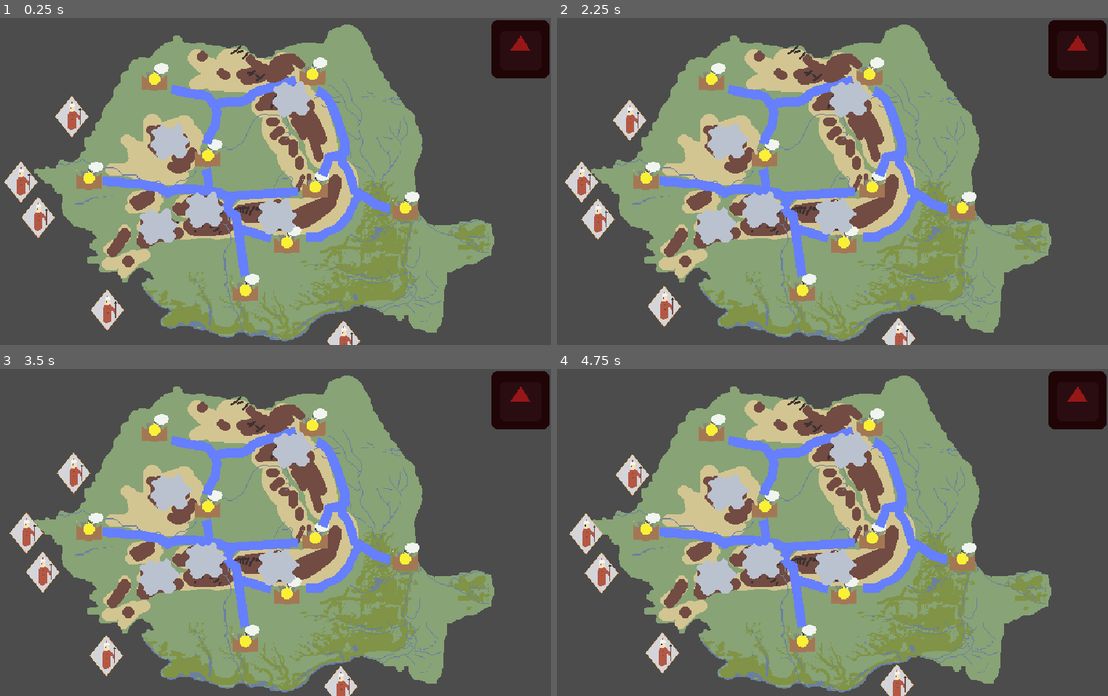
Above: before the commit, frames 1-4 (two rows, left to right).
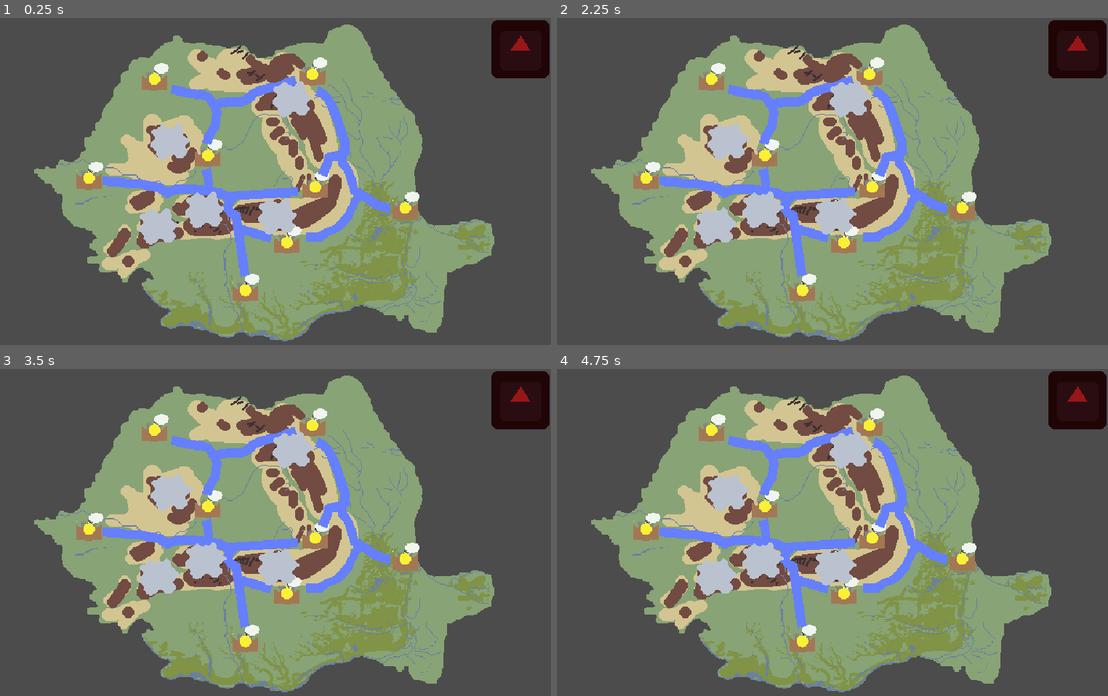
Above: after the commit, the same moments.

Repository: Bstylestuff/Solomonari
Game: Godot game, scene res://Screens/MainGame/World.tscn
Same seed, same stepped clock (60 frames per second), same inputs: the game is played once before the commit and once after it. This scene is started directly instead of the project's main scene. The engine's default icon, where the game draws it, is replaced by a stand-in: a white triangle on a blue panel in a dark square.
Inputs (mouse positions are in pixels of both pictures, inside the frame that each line leads up to):
- Up to frame 1 (0.25 s): no input
- Up to frame 2 (2.25 s): tap Enter at 0.5 s; move the mouse to (727, 142) at 0.52 s; click (727, 142) at 0.67 s; move the mouse to (711, 227) at 1.27 s; click (711, 227) at 1.42 s; move the mouse to (760, 210) at 2.02 s; click (760, 210) at 2.17 s
- Up to frame 3 (3.5 s): move the mouse to (292, 450) at 2.77 s; click (292, 450) at 2.92 s
- Up to frame 4 (4.75 s): move the mouse to (832, 568) at 3.52 s; click (832, 568) at 3.67 s; move the mouse to (645, 483) at 4.27 s; click (645, 483) at 4.42 s

The runs differ from the first frame. In frame 1, 1.8% of the frame differs, in the area x 0-66%, y 24-100%; in frame 2, 1.8%; in frame 3, 1.9%; in frame 4, 1.9%, in the area x 2-65%, y 26-100%.
Error after the commit: Invalid get index of type 'String' (on base: 'Dictionary'). (res://Enemies/enemy_spawner.gd:12)

Commit message:
enemy divesifiers

Diff:
--- a/Enemies/Enemy.gd
+++ b/Enemies/Enemy.gd
@@ -1,9 +1,10 @@
 extends KinematicBody2D
 
-var target= Vector2(0,0)
+var target= null
 var hp = 5
 var my_owner = null
 var speed = 120
+
 
 func _ready():
 	$NavigationAgent2D.set_target_location(global_position)
@@ -17,6 +18,10 @@
 
 		var velocity = self.global_position.direction_to(next_location)*speed*_delta
 		velocity = move_and_slide(velocity)
+
+func set_image(img):
+	$Sprite.texture=img
+	return
 
 func set_owner(obj):
 	my_owner=obj
--- a/Enemies/enemy_spawner.gd
+++ b/Enemies/enemy_spawner.gd
@@ -1,20 +1,29 @@
 extends Node2D
 
 const enemt_template = preload("res://Enemies/Enemy.tscn")
+var loaded_resource=null
 var towns=[]
+export (String, "turk","mag","tatar","rus") var enemy_id
+var enemy_data = {"turk": {"img":"res://Enemies/Enemy1/Art/Visual/turk.png", "speed":120, "hp":5}, "mag": {"img":"res://Enemies/Enemy1/Art/Visual/mag.png", "speed":80, "hp":7}, "tatar": {"img":"res://Enemies/Enemy1/Art/Visual/tatar.png", "speed":160, "hp":3} , "rus": {"img":"res://Enemies/Enemy1/Art/Visual/rus.png", "speed":90, "hp":10}}
 
 var rng = RandomNumberGenerator.new()
 
 func _ready():
+	var targ_res= enemy_data[enemy_id]
+	loaded_resource = load(enemy_data[enemy_id]["img"])
 	towns = get_tree().get_nodes_in_group("towns")
 	rng.randomize()
 	spawn()
 
 func spawn():
 	var new_enemy = enemt_template.instance()
-	var target = get_target()
+	#var target =
 	new_enemy.set_owner(self)
-	new_enemy.set_target(target)
+	print(towns)
+	new_enemy.set_speed(enemy_data[enemy_id]["speed"])
+	new_enemy.set_hp(enemy_data[enemy_id]["hp"])
+	new_enemy.set_image(loaded_resource)
+	new_enemy.set_target(get_target())
 	new_enemy.global_position=self.global_position
 	get_parent().get_node("enemy").add_child(new_enemy)
 
@@ -23,5 +32,12 @@
 	return towns[random_target].global_position
 
 func i_died():
+	$Timer.set_wait_time(rng.randi_range(10,25))
+	$Timer.start(0)
+	pass
+
+
+func _on_Timer_timeout():
+	$Timer.stop()
 	spawn()
-	pass
+	pass # Replace with function body.
--- a/Enemies/enemy_spawner.tscn
+++ b/Enemies/enemy_spawner.tscn
@@ -4,3 +4,7 @@
 
 [node name="Node2D" type="Node2D"]
 script = ExtResource( 1 )
+
+[node name="Timer" type="Timer" parent="."]
+
+[connection signal="timeout" from="Timer" to="." method="_on_Timer_timeout"]
Binary file added: Enemies/Enemy1/Art/Visual/mag.png
Not shown, added: Enemies/Enemy1/Art/Visual/mag.png.import
Binary file added: Enemies/Enemy1/Art/Visual/rus.png
Not shown, added: Enemies/Enemy1/Art/Visual/rus.png.import
Binary file added: Enemies/Enemy1/Art/Visual/tatar.png
Not shown, added: Enemies/Enemy1/Art/Visual/tatar.png.import
Binary file added: Enemies/Enemy1/Art/Visual/turk.png
Not shown, added: Enemies/Enemy1/Art/Visual/turk.png.import
